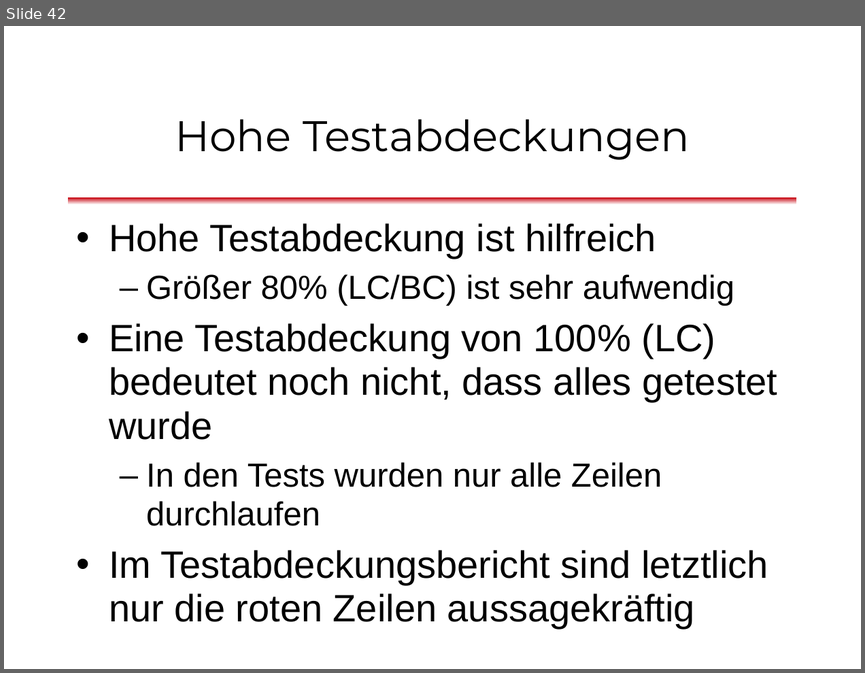
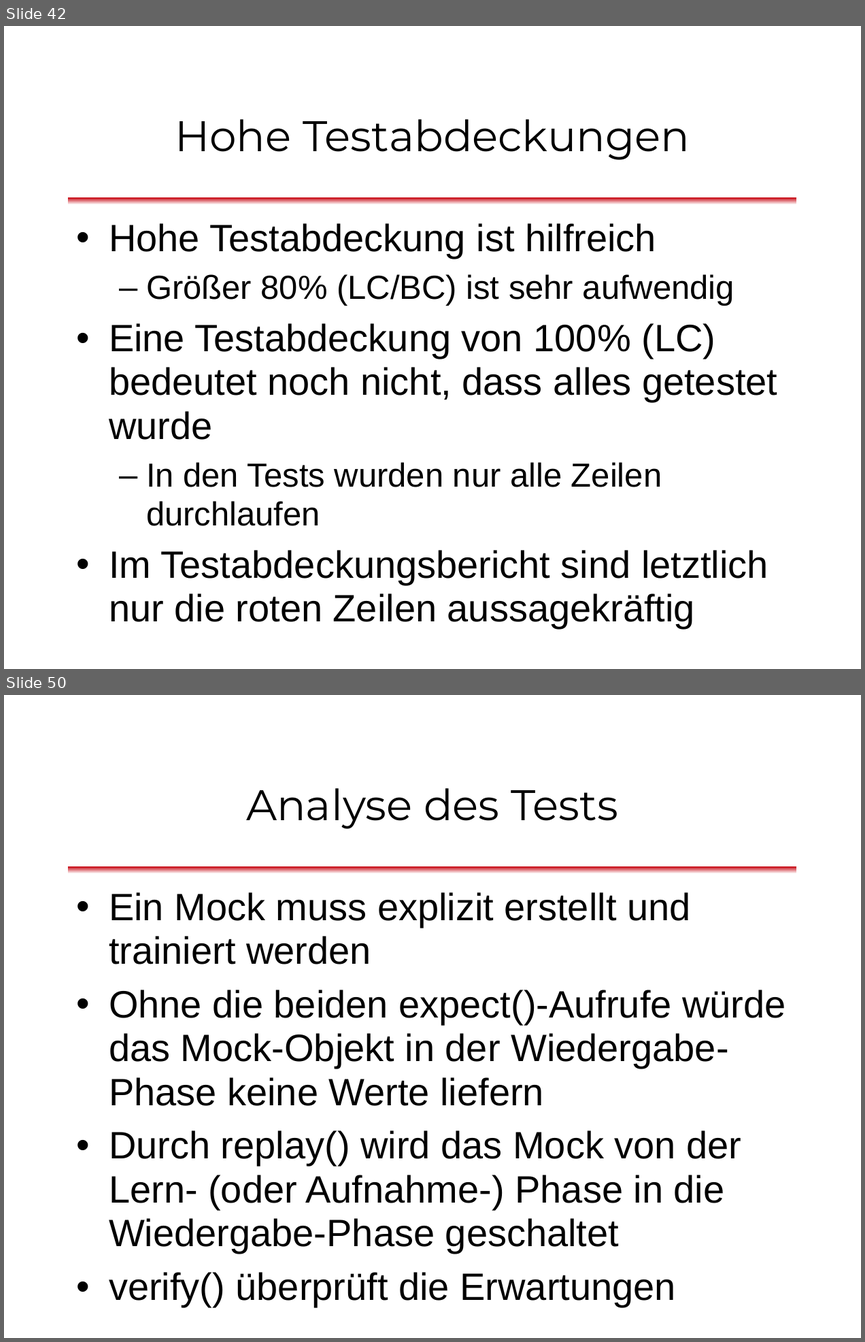
Before and after one commit to dlindner/vorlesung-se2-dhbw, a slide deck: added_2013/Unit Tests mit JUnit (2013).odp. Shown one above the other, each under a label of ours: slide 42 before the commit, slides 42 and 50 after it; the slides between them are not shown. The pictures are 865x673 and 865x1342 pixels, drawn with LibreOffice and Linux fonts; fonts in the diff are those of the drawing; background and template pictures are left out. Boxes give left, top, right and bottom in pixels: in the first picture for what was removed or moved away, otherwise in the second. Text is boxed around its words. In the diff, an @@ line names an element or a change of style, - is before the commit and + after.

Commit message:
Mock-Objekte beschrieben. Vorlesungseinheit fertig

```diff
--- a/added_2013/Unit Tests mit JUnit (2013).odp
+++ b/added_2013/Unit Tests mit JUnit (2013).odp
@@ slide 50 added at bbox=[4, 695, 861, 1338], background #FFFFFF; not listed: 1 template element that a slide beside it also shows @@
@@ title added at bbox=[246, 788, 618, 829], 36 pt, text #000000 @@
+Analyse des Tests
@@ text added at bbox=[109, 892, 786, 1307], 32 pt, text #000000 @@
+• Ein Mock muss explizit erstellt und trainiert werden
+• Ohne die beiden expect()-Aufrufe würde das Mock-Objekt in der Wiedergabe-Phase keine Werte liefern
+• Durch replay() wird das Mock von der Lern- (oder Aufnahme-) Phase in die Wiedergabe-Phase geschaltet
+• verify() überprüft die Erwartungen
```
Also in this commit, not shown: 11 other slides added, 2 slides removed.
